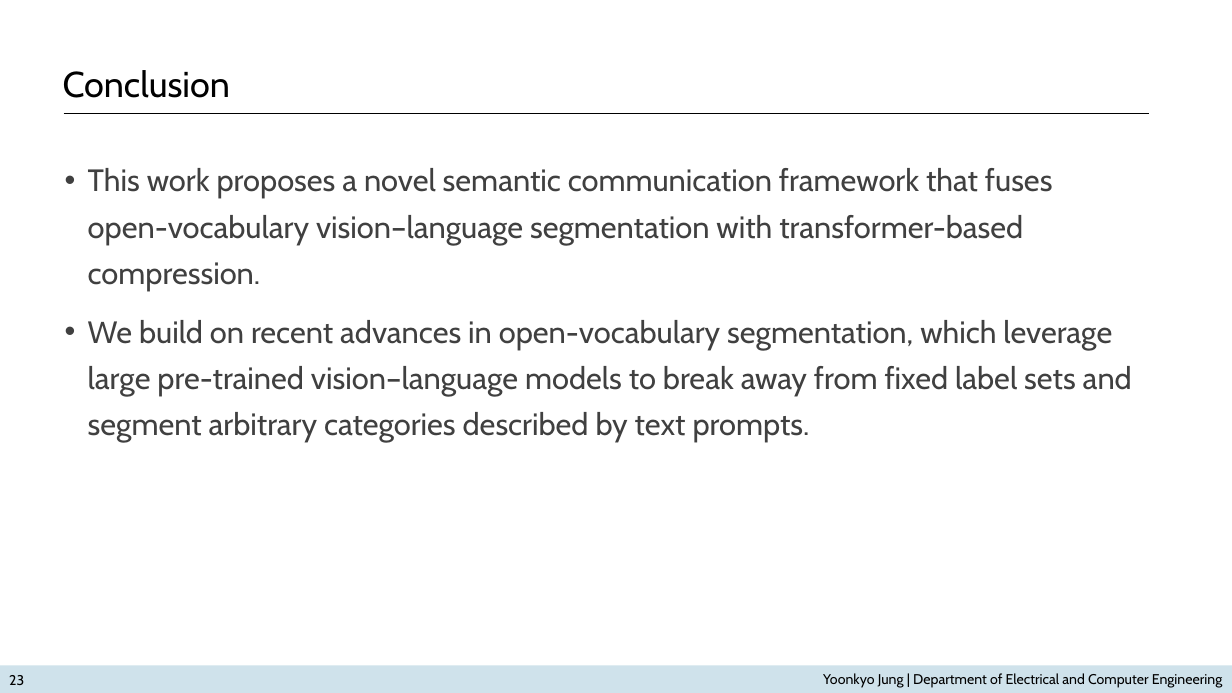
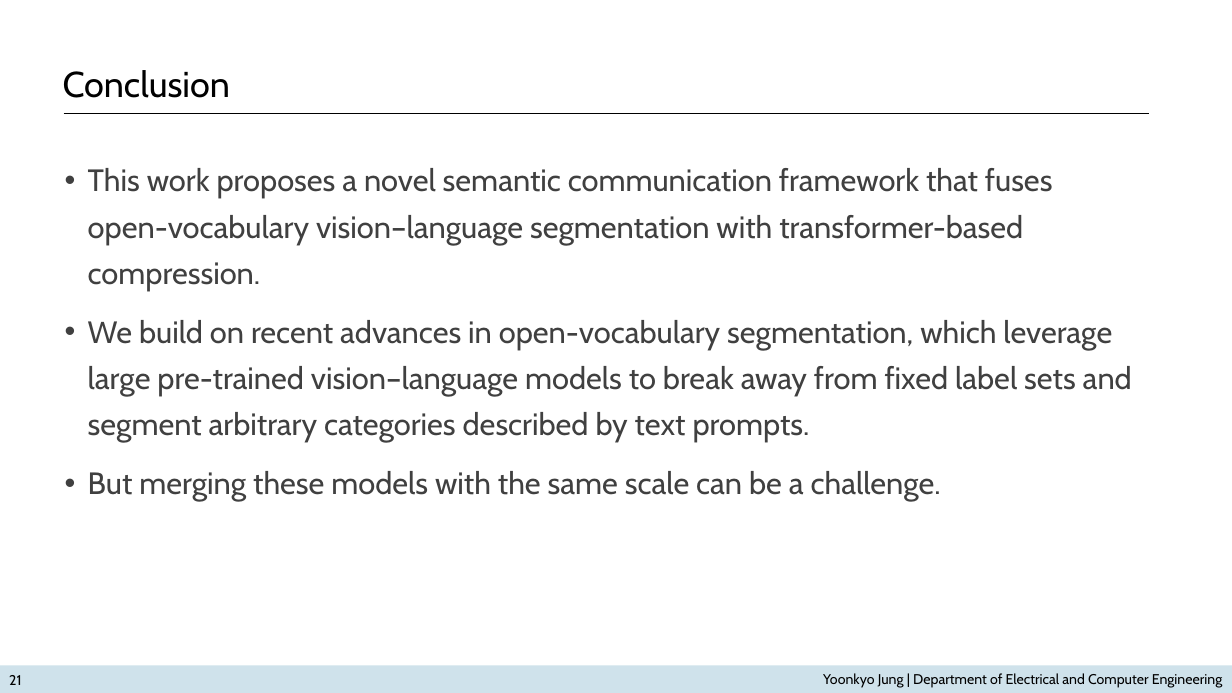
Before and after one commit to ByeokjinLee/ByeokjinLee.github.io, a slide deck: slide 21 of slides_ykjung.pptx (slide 23 before the commit). Drawn at 1232x693 pixels with LibreOffice and Linux fonts; fonts in the diff are those of the drawing. Boxes give left, top, right and bottom in pixels: in the first picture for what was removed or moved away, otherwise in the second. Text is boxed around its words. In the diff, an @@ line names an element or a change of style, - is before the commit and + after.

```diff
--- a/slides_ykjung.pptx
+++ b/slides_ykjung.pptx
@@ text at (88,471,941,501): paragraph added @@
+• But merging these models with the same scale can be a challenge.
@@ page number at (9,675,21,685): text changed @@
-23
+21
```
Also in this commit, not shown: 5 other slides changed, 1 slide added, 2 slides removed, 1 other file.
